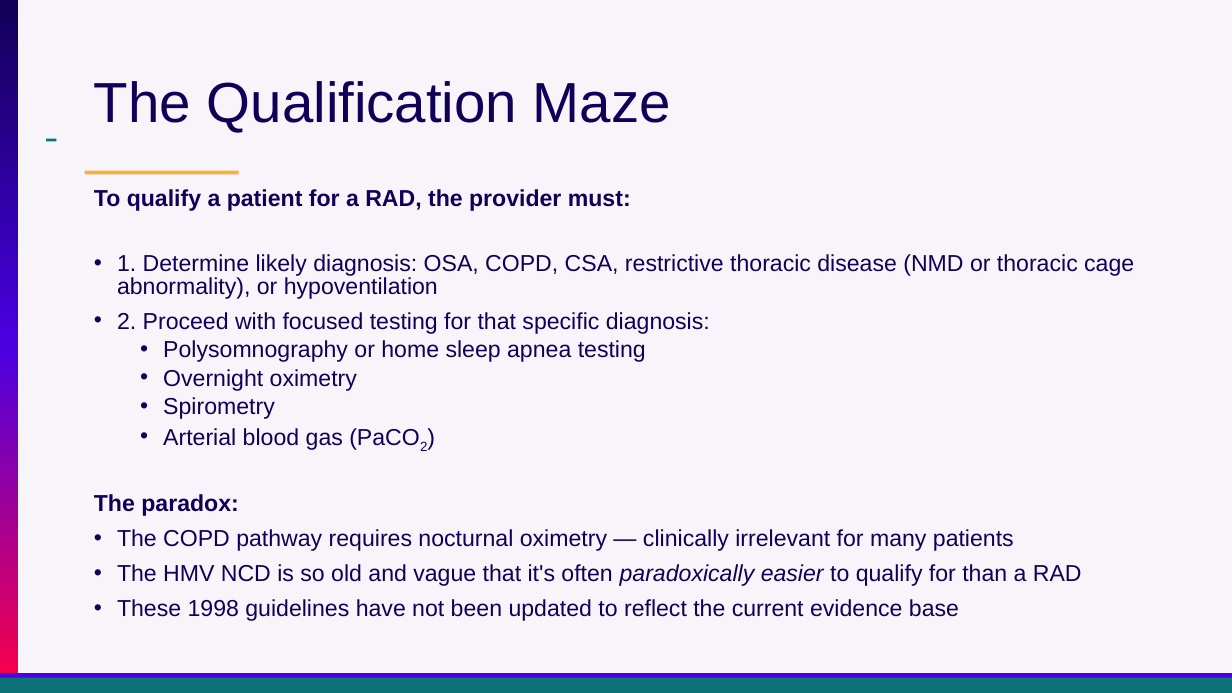
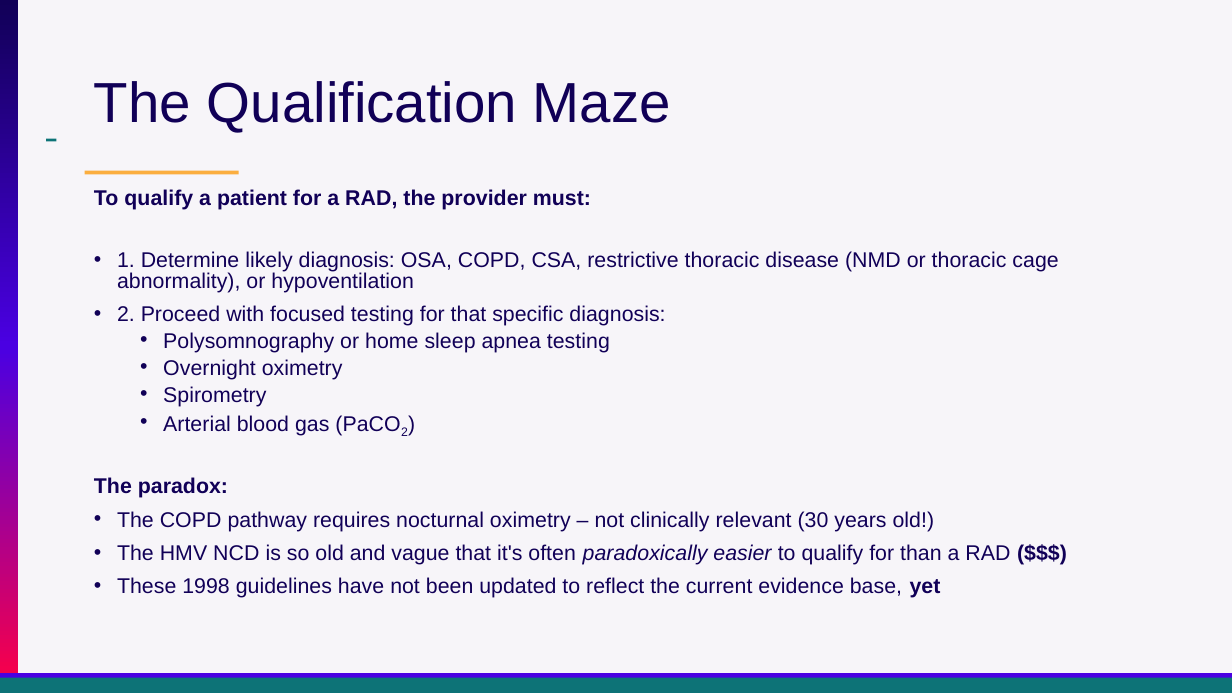
Before and after one commit to reblocke/clinical_talks, a slide deck: slide 33 of archive/Presentations/Locke Utah ACP OHS 2026.pptx (slide 36 before the commit). Drawn at 1232x693 pixels with LibreOffice and Linux fonts; fonts in the diff are those of the drawing. Boxes give left, top, right and bottom in pixels: in the first picture for what was removed or moved away, otherwise in the second. Text is boxed around its words. In the diff, an @@ line names an element or a change of style, - is before the commit and + after.

```diff
--- a/archive/Presentations/Locke Utah ACP OHS 2026.pptx
+++ b/archive/Presentations/Locke Utah ACP OHS 2026.pptx
@@ text at (94, 189, 1058, 498): size 18 to 16.6 pt in "To qualify a patient for a RAD, ...", "1. Determine likely diagnosis: OSA, COPD, CSA, ...", "2. Proceed with focused testing for that ...", "Polysomnography or home sleep apnea testing" and 4 more places @@
@@ text at (117, 511, 1010, 598): text changed; size 18 to 16.6 pt @@
-• The COPD pathway requires nocturnal oximetry — clinically irrelevant for many patients
-• The HMV NCD is so old and vague that it's often paradoxically easier to qualify for than a RAD
-• These 1998 guidelines have not been updated to reflect the current evidence base
+• The COPD pathway requires nocturnal oximetry – not clinically relevant (30 years old!)
+• The HMV NCD is so old and vague that it's often paradoxically easier to qualify for than a RAD ($$$)
+• These 1998 guidelines have not been updated to reflect the current evidence base, yet
```
Also in this commit, not shown: 25 other slides changed, 8 slides added, 7 slides removed, 1 other file.
